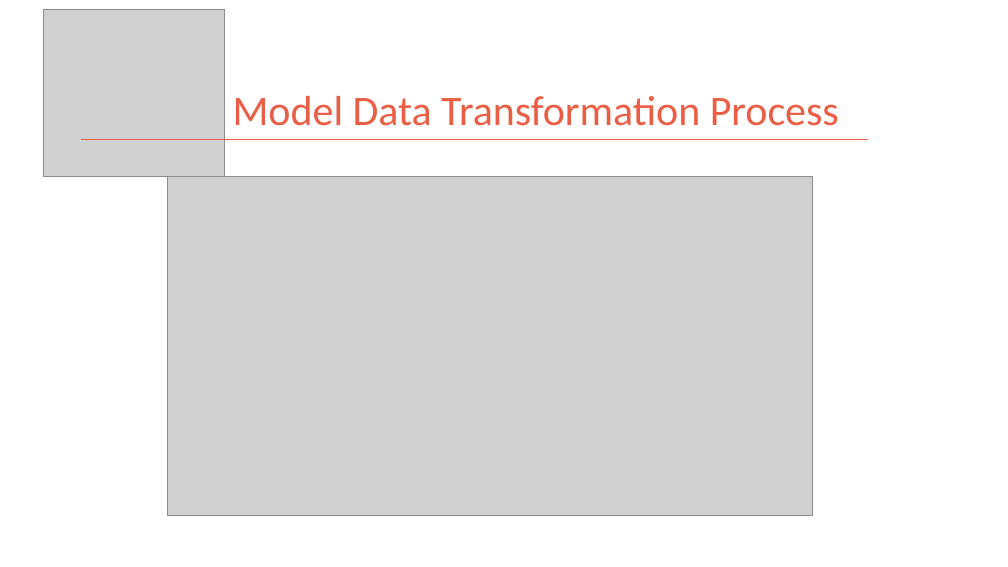
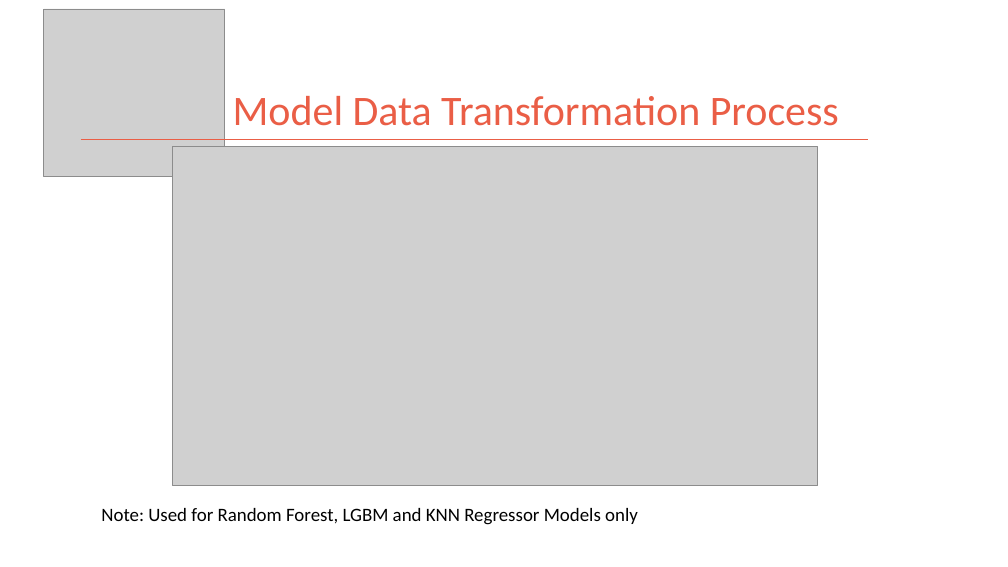
Before and after one commit to kman4/AirbnbPredictions, a slide deck: slide 3 of Airbnb Price Predictions (Model).pptx. Drawn at 1008x567 pixels with LibreOffice and Linux fonts; fonts in the diff are those of the drawing; grey boxes stand for pictures. Boxes give left, top, right and bottom in pixels: in the first picture for what was removed or moved away, otherwise in the second. Text is boxed around its words. In the diff, an @@ line names an element or a change of style, - is before the commit and + after.

```diff
--- a/Airbnb Price Predictions (Model).pptx
+++ b/Airbnb Price Predictions (Model).pptx
@@ picture: place and size @@
-picture at [168,176,814,516]
+picture at [172,146,818,485]
@@ text added at [101,508,638,525], 18 pt, text #000000 @@
+Note: Used for Random Forest, LGBM and KNN Regressor Models only
```
Also in this commit, not shown: 3 other slides changed, 1 slide added.
